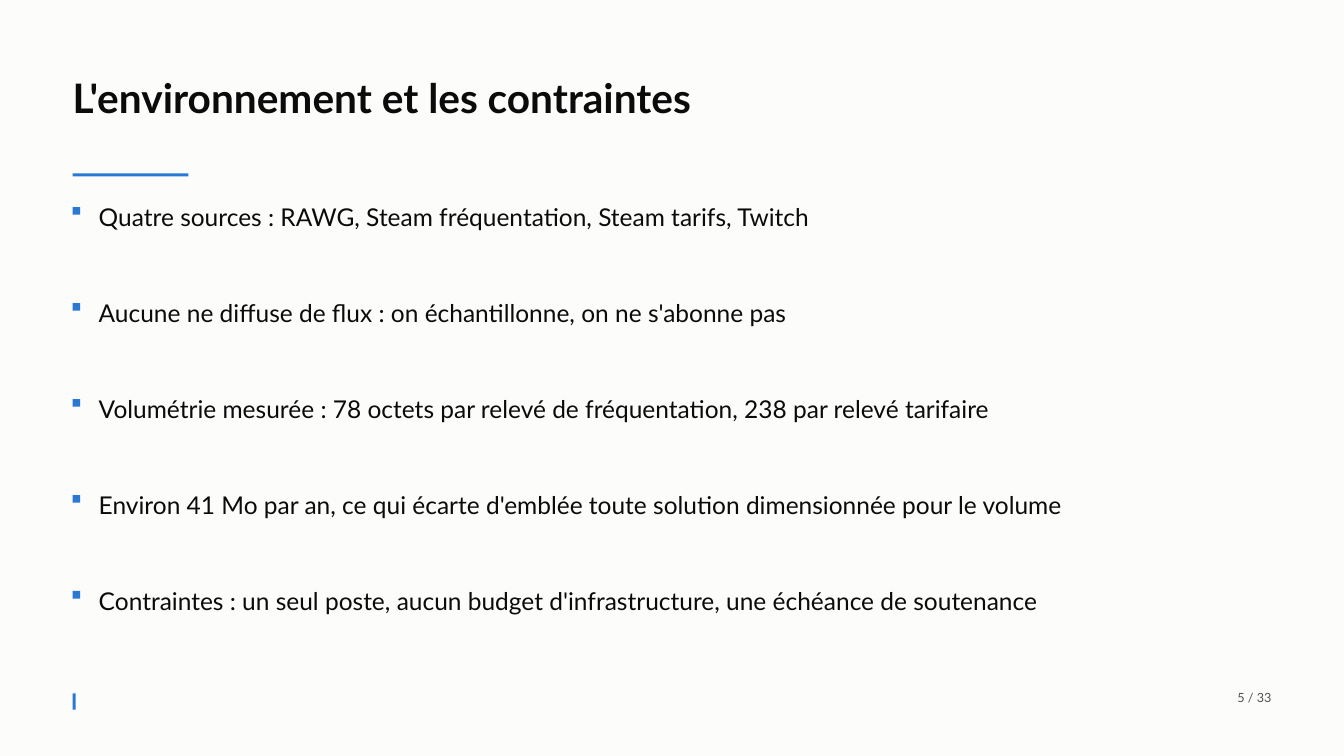
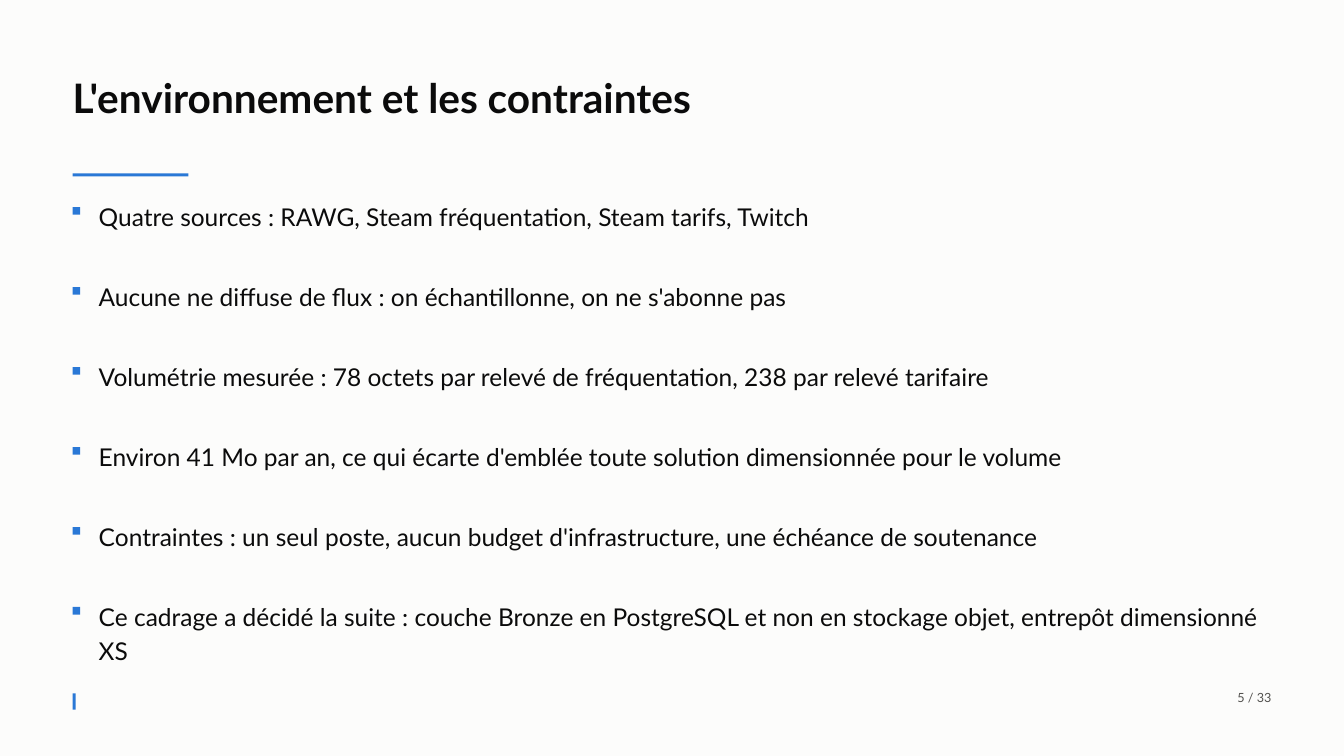
Before and after one commit to Mael8zinsou/gamelens-bloc4_0, a slide deck: slide 5 of docs/support_soutenance.pptx. Drawn at 1344x756 pixels with LibreOffice and Linux fonts; fonts in the diff are those of the drawing. Boxes give left, top, right and bottom in pixels: in the first picture for what was removed or moved away, otherwise in the second. Text is boxed around its words. In the diff, an @@ line names an element or a change of style, - is before the commit and + after.

```diff
--- a/docs/support_soutenance.pptx
+++ b/docs/support_soutenance.pptx
@@ rectangle: place and size @@
-rectangle at bbox=[73, 303, 80, 311]
+rectangle at bbox=[73, 287, 80, 294]
@@ text "Aucune ne diffuse de flux ...": place and size @@
-text "Aucune ne diffuse de flux ..." at bbox=[99, 304, 787, 327]
+text "Aucune ne diffuse de flux ..." at bbox=[99, 288, 787, 311]
@@ text "Volumétrie mesurée : 78 octets ...": place and size @@
-text "Volumétrie mesurée : 78 octets ..." at bbox=[99, 400, 989, 423]
+text "Volumétrie mesurée : 78 octets ..." at bbox=[99, 368, 989, 391]
@@ rectangle: place and size @@
-rectangle at bbox=[73, 399, 80, 406]
+rectangle at bbox=[73, 367, 80, 374]
@@ rectangle added at bbox=[73, 447, 80, 454], fill #2A78D6 @@
@@ text "Environ 41 Mo par an, ...": place and size @@
-text "Environ 41 Mo par an, ..." at bbox=[99, 496, 1062, 519]
+text "Environ 41 Mo par an, ..." at bbox=[99, 448, 1062, 471]
@@ rectangle: place and size @@
-rectangle at bbox=[73, 495, 80, 502]
+rectangle at bbox=[73, 527, 80, 534]
@@ text "Contraintes : un seul poste, ...": place and size @@
-text "Contraintes : un seul poste, ..." at bbox=[99, 592, 1037, 615]
+text "Contraintes : un seul poste, ..." at bbox=[99, 528, 1037, 551]
@@ rectangle: place and size @@
-rectangle at bbox=[73, 591, 80, 598]
+rectangle at bbox=[73, 607, 80, 614]
@@ text added at bbox=[99, 608, 1257, 660], 17.5 pt, text #0B0B0B @@
+Ce cadrage a décidé la suite : couche Bronze en PostgreSQL et non en stockage objet, entrepôt dimensionné XS
```
Also in this commit, not shown: 3 other files.
